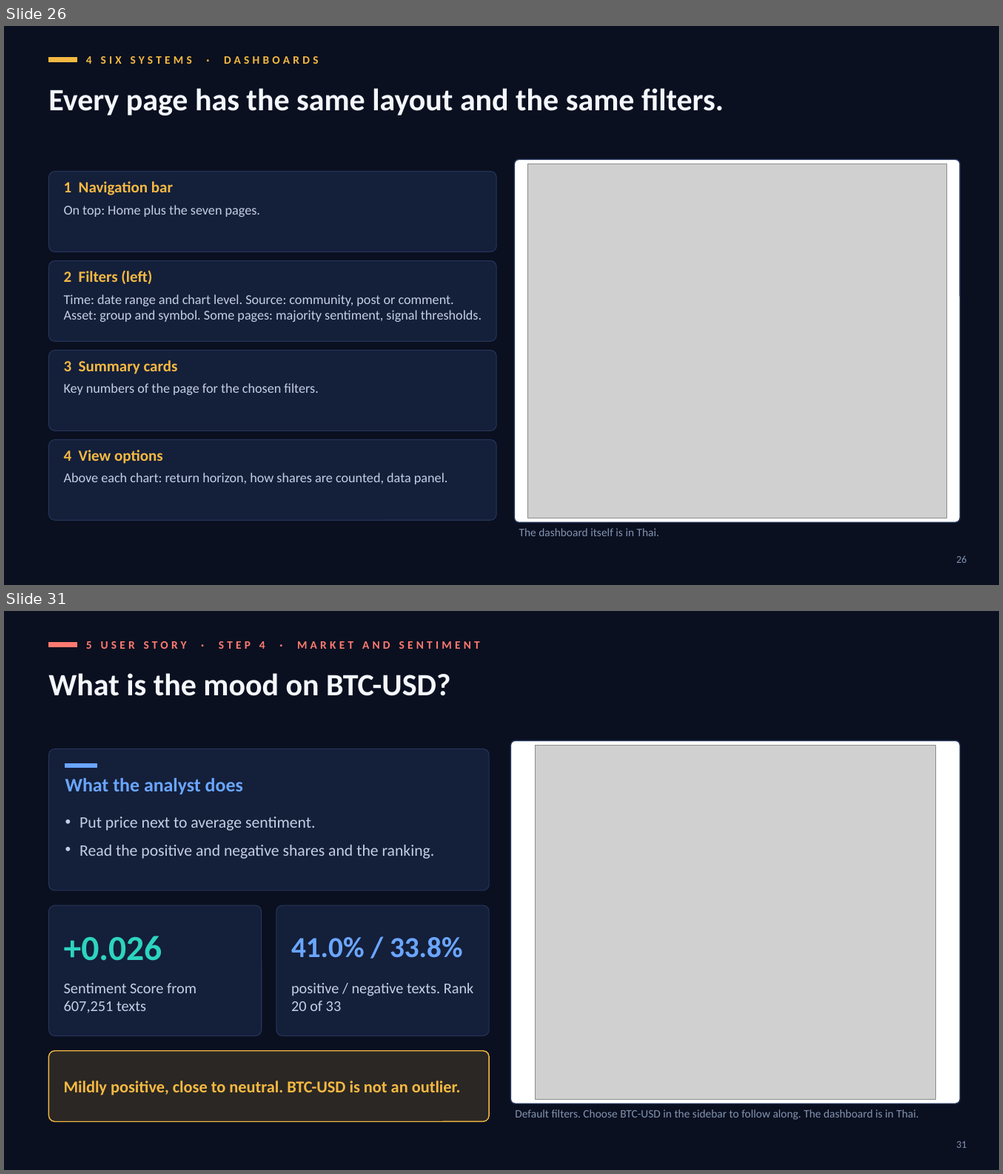
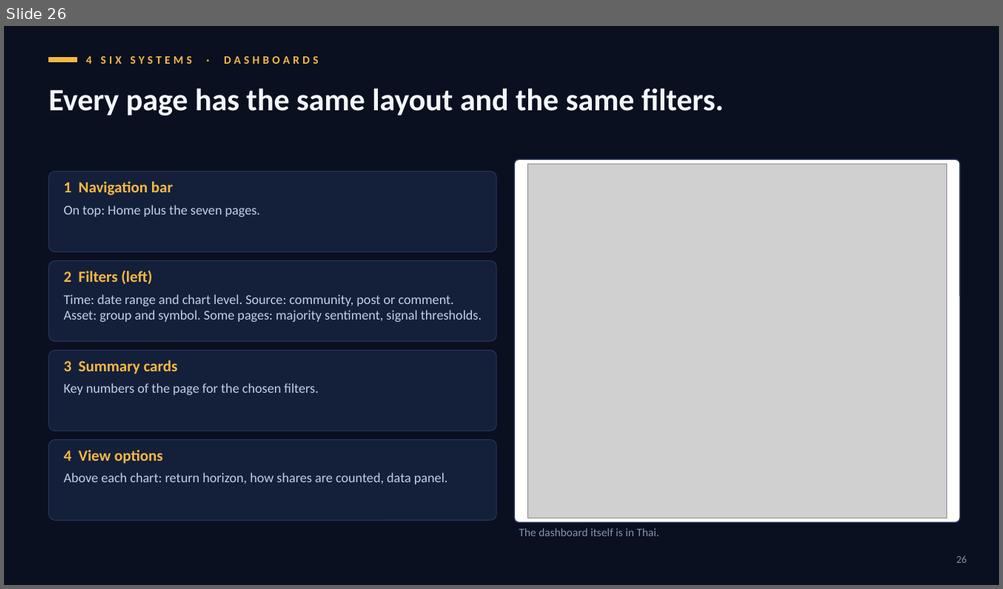
Before and after one commit to cat-arm/reddit-sentiment-market-warehouse-is, a slide deck: docs/presentation/defence_deck_en_v5.pptx. Shown one above the other, each under a label of ours: slides 26 and 31 before the commit, slide 26 after it; the slides between them are not shown. The pictures are 1003x1174 and 1003x589 pixels, drawn with LibreOffice and Linux fonts; fonts in the diff are those of the drawing; grey boxes stand for pictures. Boxes give left, top, right and bottom in pixels: in the first picture for what was removed or moved away, otherwise in the second. Text is boxed around its words. In the diff, an @@ line names an element or a change of style, - is before the commit and + after.

```diff
--- a/docs/presentation/defence_deck_en_v5.pptx
+++ b/docs/presentation/defence_deck_en_v5.pptx
@@ slide 31 removed at bbox=[4, 611, 999, 1170], background #0A1020 @@
@@ rectangle removed at bbox=[48, 642, 77, 647] @@
@@ text removed at bbox=[86, 641, 480, 649] @@
-5 USER STORY · STEP 4 · MARKET AND SENTIMENT
@@ text removed at bbox=[48, 673, 450, 696] @@
-What is the mood on BTC-USD?
@@ rounded rectangle removed at bbox=[511, 741, 960, 1104] @@
@@ rounded rectangle removed at bbox=[48, 749, 489, 891] @@
@@ rectangle removed at bbox=[65, 764, 96, 768] @@
@@ picture removed at bbox=[535, 745, 936, 1099] @@
@@ text removed at bbox=[65, 778, 243, 795] @@
-What the analyst does
@@ text removed at bbox=[79, 817, 435, 859] @@
-• Put price next to average sentiment.
-• Read the positive and negative shares and the ranking.
@@ rounded rectangle removed at bbox=[48, 906, 262, 1037] @@
@@ rounded rectangle removed at bbox=[276, 906, 489, 1037] @@
@@ text removed at bbox=[64, 936, 162, 961] @@
-+0.026
@@ text removed at bbox=[291, 937, 463, 958] @@
-41.0% / 33.8%
@@ text removed at bbox=[64, 983, 196, 1014] @@
-Sentiment Score from 607,251 texts
@@ text removed at bbox=[291, 983, 474, 1011] @@
-positive / negative texts. Rank 20 of 33
@@ rounded rectangle removed at bbox=[48, 1051, 489, 1122] @@
@@ text removed at bbox=[64, 1081, 461, 1096] @@
-Mildly positive, close to neutral. BTC-USD is not an outlier.
@@ text removed at bbox=[515, 1110, 918, 1120] @@
-Default filters. Choose BTC-USD in the sidebar to follow along. The dashboard is in Thai.
@@ page number removed at bbox=[956, 1142, 966, 1148] @@
-31
```
Also in this commit, not shown: 2 slides changed, 5 slides added, 7 other slides removed.
